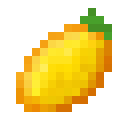
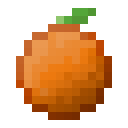
Layers edited between the first and the second w=128, h=128 image:
showed "Orange", painted on it over [16, 8, 112, 120]
hid "Lemon" over [16, 8, 112, 112]
